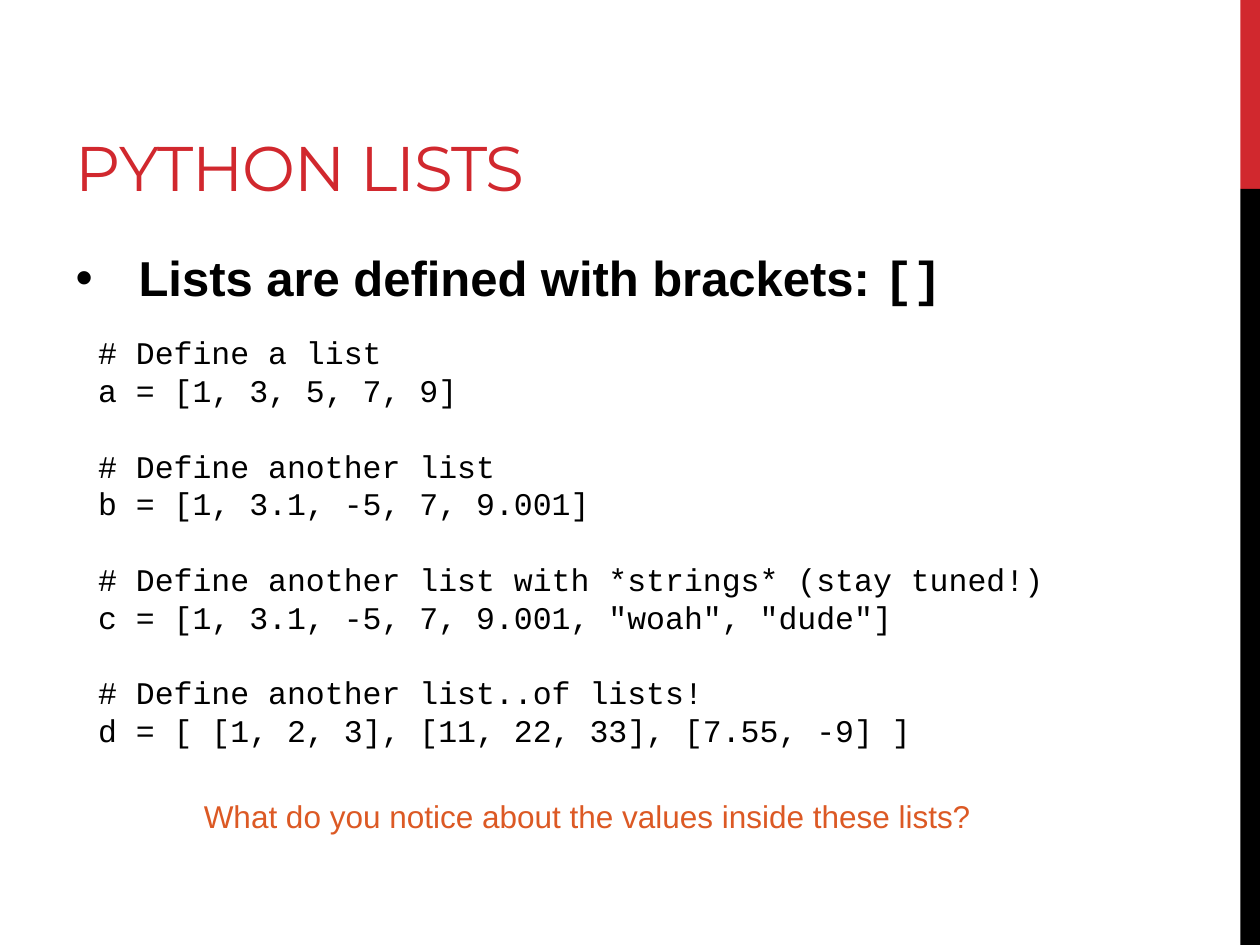
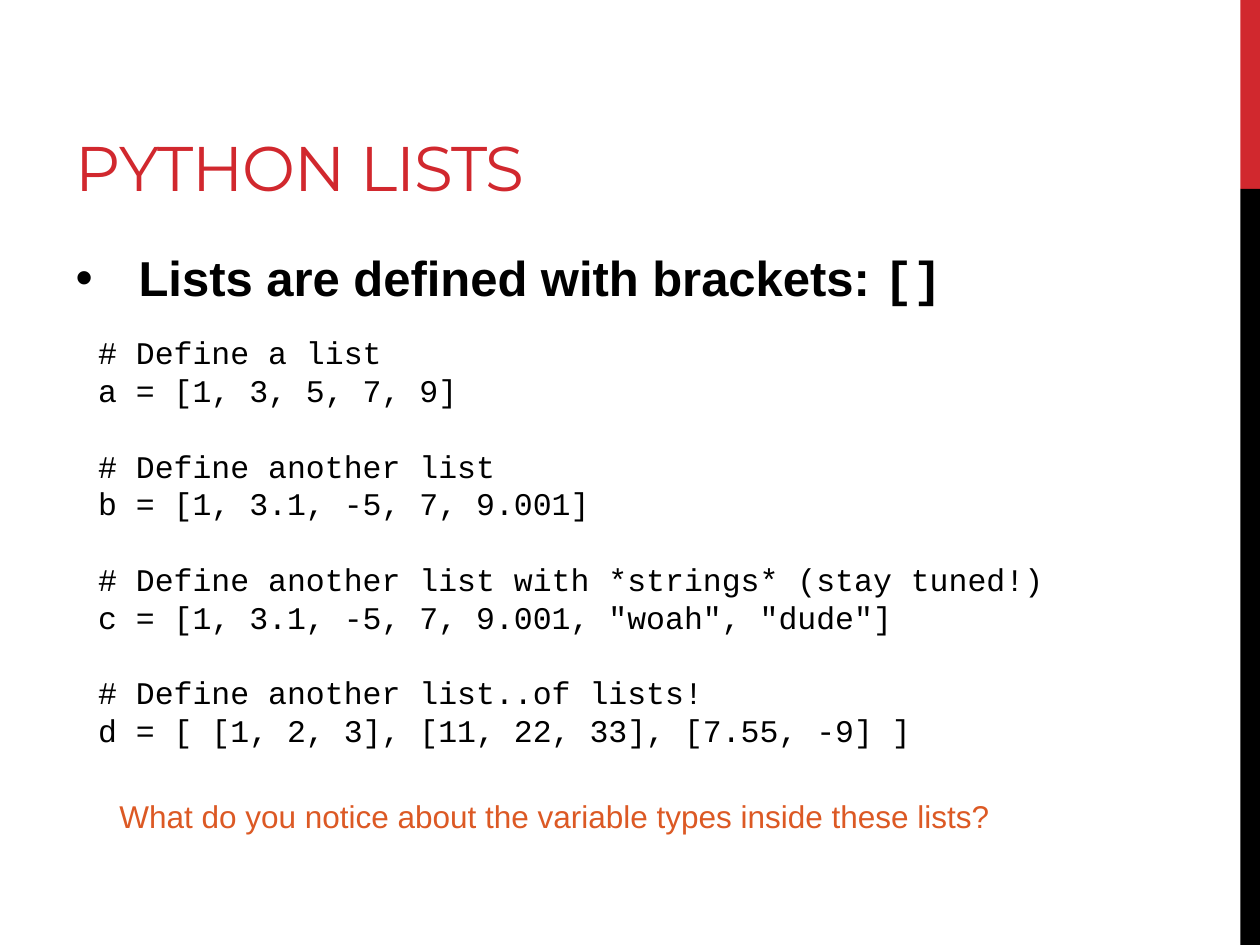
Before and after one commit to BjornFJohansson/ccbb_bigdata2015_python, a slide deck: slide 46 of slides/slides_day1.pptx (slide 45 before the commit). Drawn at 1260x945 pixels with LibreOffice and Linux fonts; fonts in the diff are those of the drawing. Boxes give left, top, right and bottom in pixels: in the first picture for what was removed or moved away, otherwise in the second. Text is boxed around its words. In the diff, an @@ line names an element or a change of style, - is before the commit and + after.

```diff
--- a/slides/slides_day1.pptx
+++ b/slides/slides_day1.pptx
@@ text at bbox=[119, 805, 989, 834]: text changed @@
-What do you notice about the values inside these lists?
+What do you notice about the variable types inside these lists?
```
Also in this commit, not shown: 6 other slides changed, 4 slides added, 1 slide removed, 1 other file.
